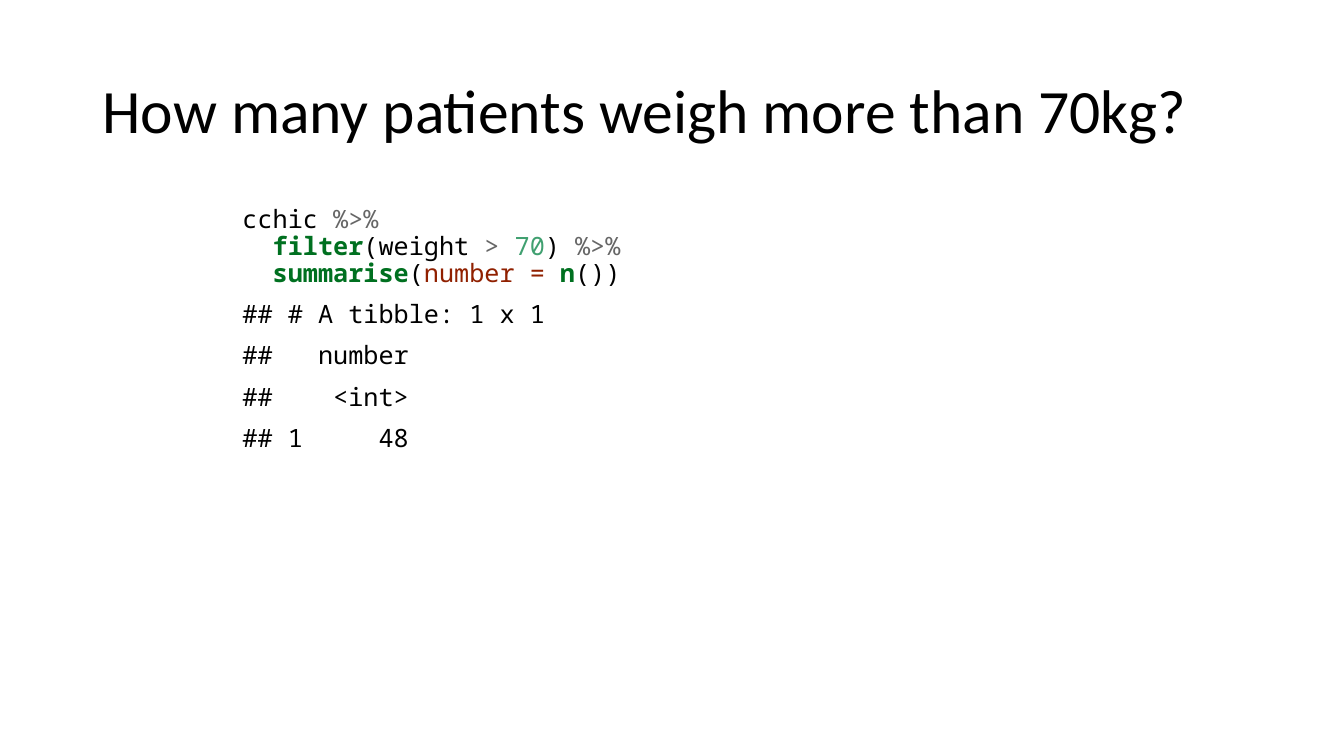
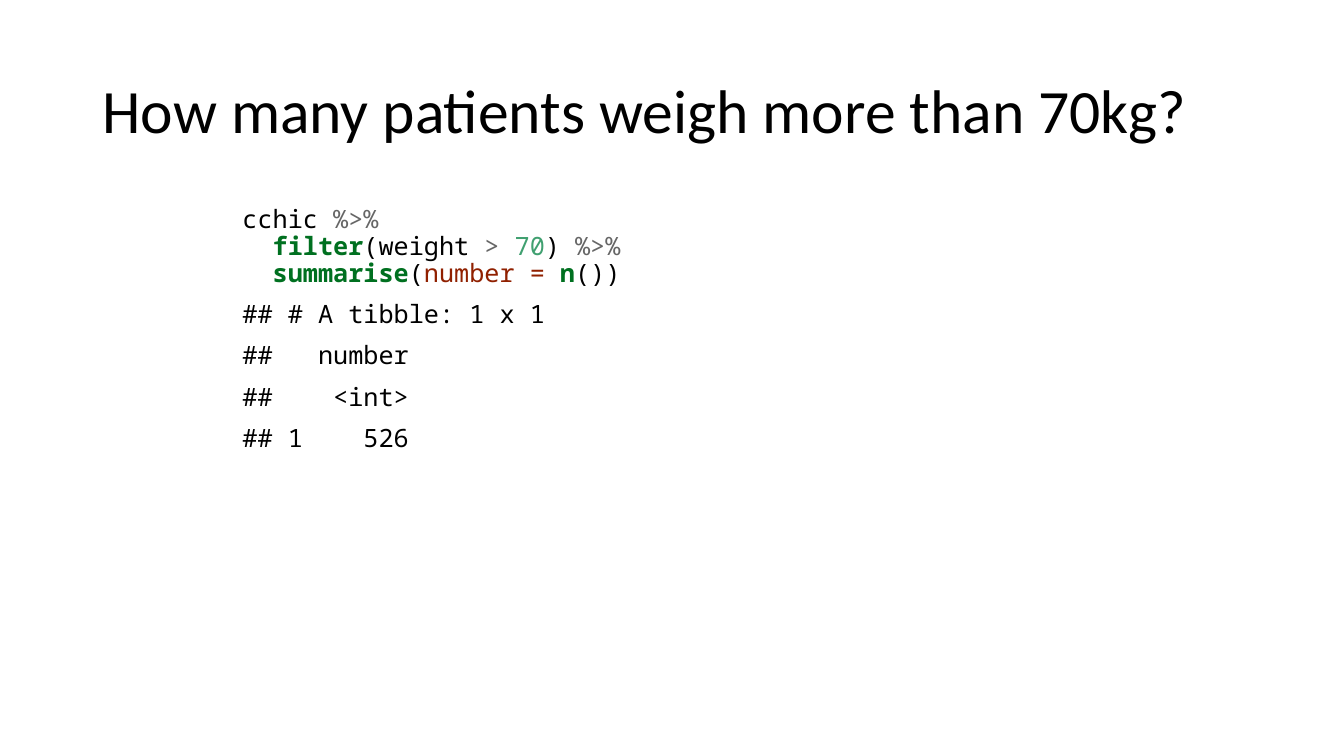
Before and after one commit to uclh-criu/learning-datascience, a slide deck: slide 36 of Workshops/Workshop4.pptx. Drawn at 1344x756 pixels with LibreOffice and Linux fonts; fonts in the diff are those of the drawing. Boxes give left, top, right and bottom in pixels: in the first picture for what was removed or moved away, otherwise in the second. Text is boxed around its words. In the diff, an @@ line names an element or a change of style, - is before the commit and + after.

```diff
--- a/Workshops/Workshop4.pptx
+++ b/Workshops/Workshop4.pptx
@@ text at (288,304,545,448): text changed @@
-## # A tibble: 1 x 1
-## number
-## <int>
-## 1 48
+## # A tibble: 1 x 1
+## number
+## <int>
+## 1 526
```
Also in this commit, not shown: 3 other slides changed, 7 other files.
